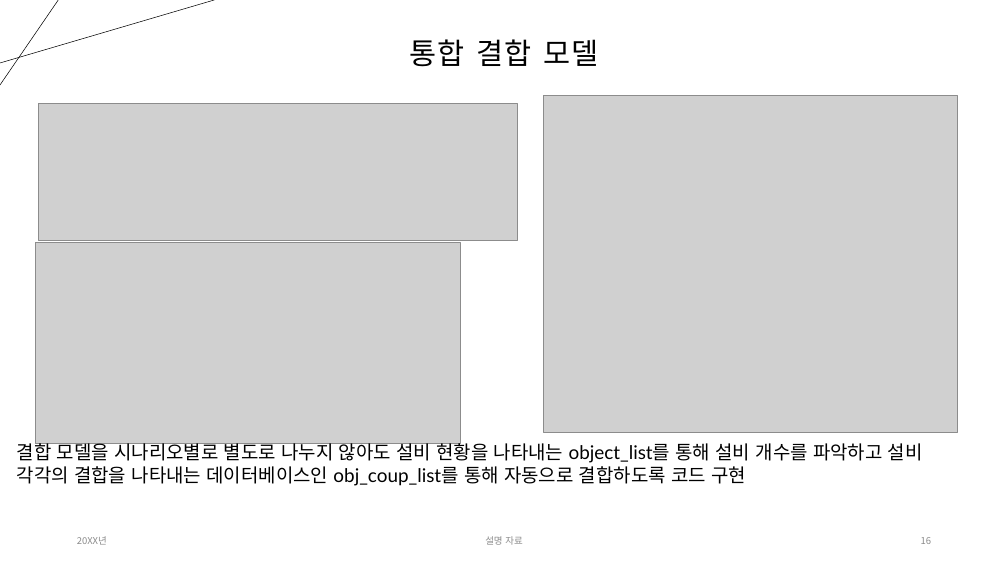
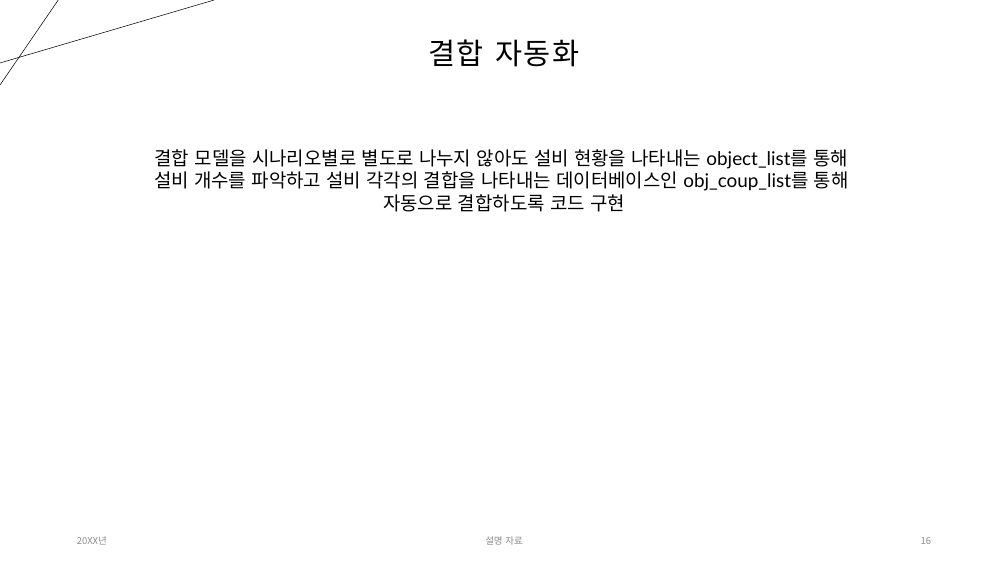
Before and after one commit to Tentailsahri/DT_FINAL_Project, a slide deck: slide 16 of 문서/시나리오에 따른 공정 시뮬레이션 발표 - 박민준.pptx. Drawn at 1008x567 pixels with LibreOffice and Linux fonts; fonts in the diff are those of the drawing; grey boxes stand for pictures. Boxes give left, top, right and bottom in pixels: in the first picture for what was removed or moved away, otherwise in the second. Text is boxed around its words. In the diff, an @@ line names an element or a change of style, - is before the commit and + after.

```diff
--- a/문서/시나리오에 따른 공정 시뮬레이션 발표 - 박민준.pptx
+++ b/문서/시나리오에 따른 공정 시뮬레이션 발표 - 박민준.pptx
@@ title at [428, 39, 579, 67]: text changed @@
-통합 결합 모델
+결합 자동화
@@ picture removed at [39, 104, 517, 240] @@
@@ picture removed at [544, 96, 957, 433] @@
@@ text at [154, 149, 849, 212]: text changed @@
-결합 모델을 시나리오별로 별도로 나누지 않아도 설비 현황을 나타내는 object_list를 통해 설비 개수를 파악하고 설비 각각의 결합을 나타내는 데이터베이스인 obj_coup_list를 통해 자동으로 결합하도록 코드 구현
+결합 모델을 시나리오별로 별도로 나누지 않아도 설비 현황을 나타내는 object_list를 통해
+설비 개수를 파악하고 설비 각각의 결합을 나타내는 데이터베이스인 obj_coup_list를 통해
+자동으로 결합하도록 코드 구현
@@ picture removed at [36, 243, 461, 444] @@
```
Also in this commit, not shown: 3 other slides changed, 9 slides added, 2 other files.
